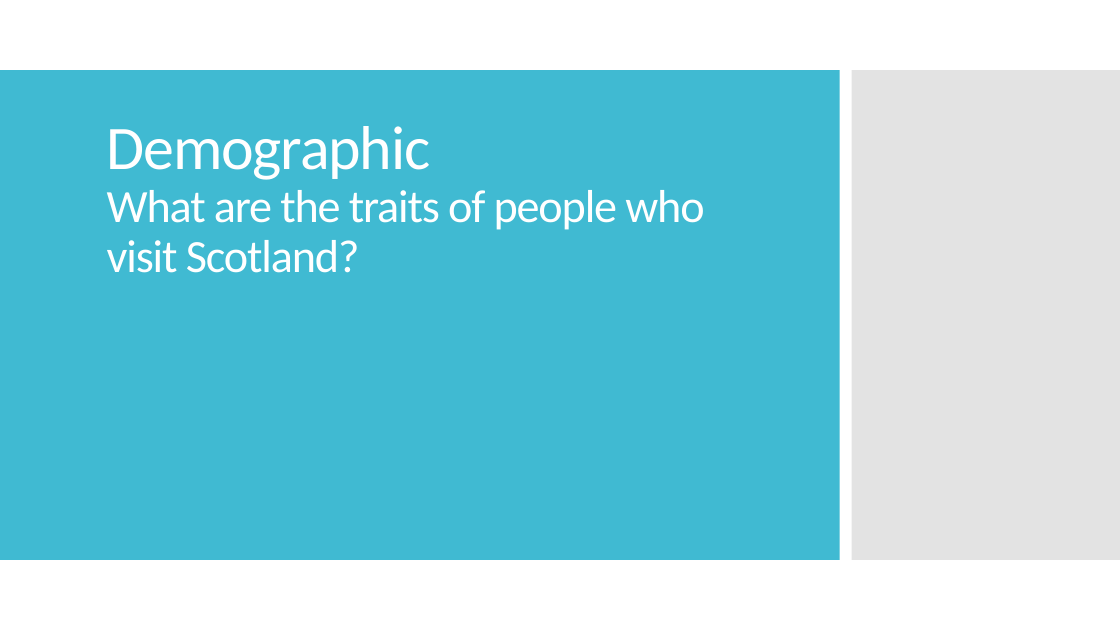
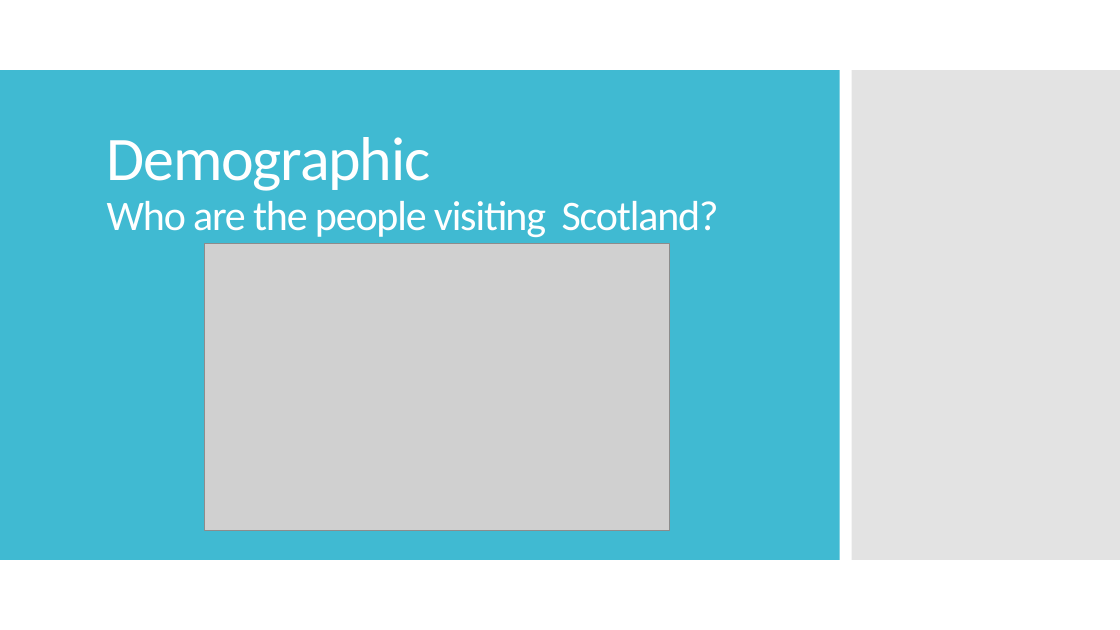
Before and after one commit to louiseshambrook/visit_scotland_final_project, a slide deck: slide 10 of visit_scotland_presentation.pptx (slide 7 before the commit). Drawn at 1120x630 pixels with LibreOffice and Linux fonts; fonts in the diff are those of the drawing; grey boxes stand for pictures. Boxes give left, top, right and bottom in pixels: in the first picture for what was removed or moved away, otherwise in the second. Text is boxed around its words. In the diff, an @@ line names an element or a change of style, - is before the commit and + after.

```diff
--- a/visit_scotland_presentation.pptx
+++ b/visit_scotland_presentation.pptx
@@ title at <box>107,137,719,237</box>: text changed; size 39.6 to 36 pt @@
-Demographic
-What are the traits of people who visit Scotland?
+Demographic
+Who are the people visiting Scotland?
@@ picture added at <box>205,244,670,530</box> @@
```
Also in this commit, not shown: 5 other slides changed, 6 slides added, 18 other files.
